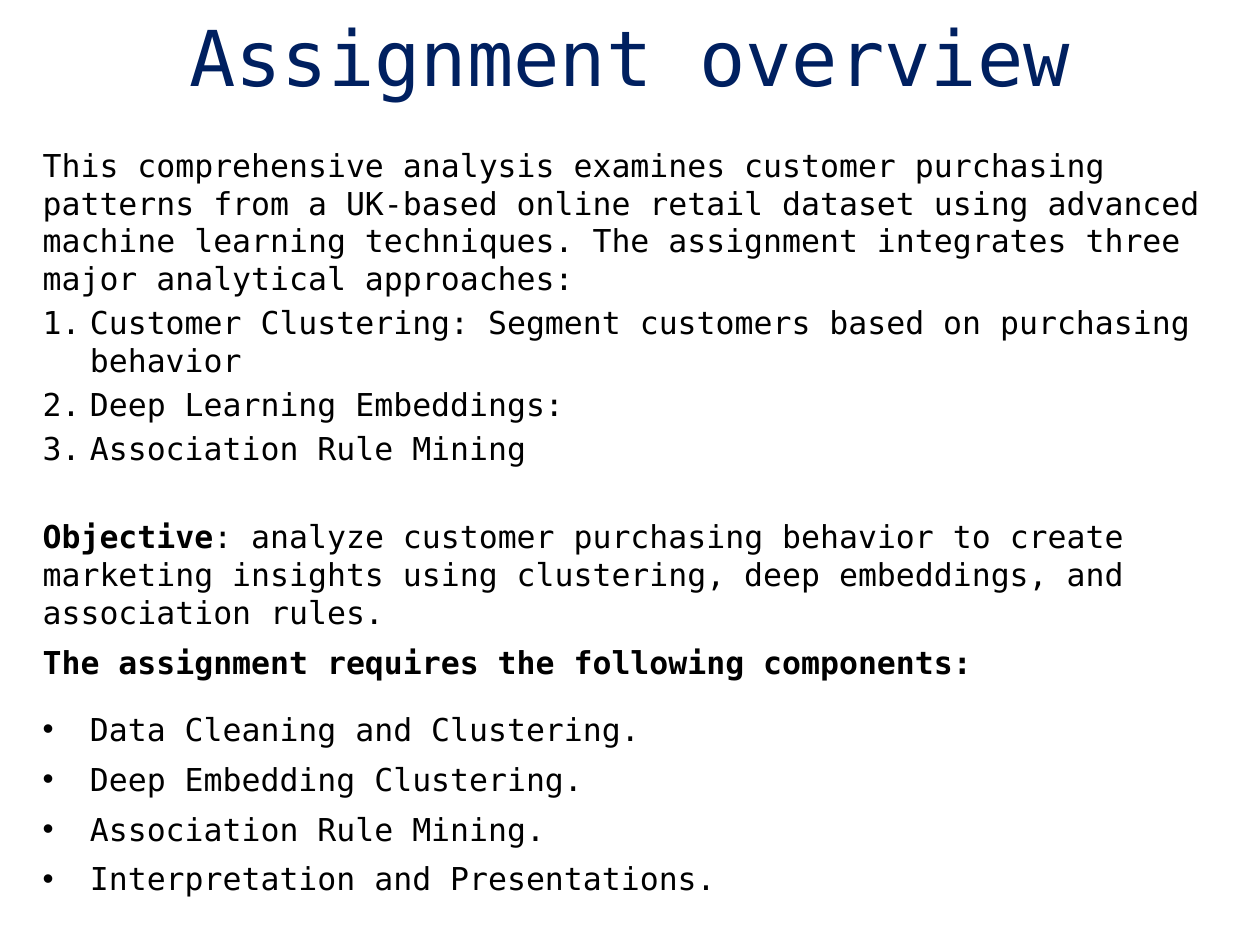
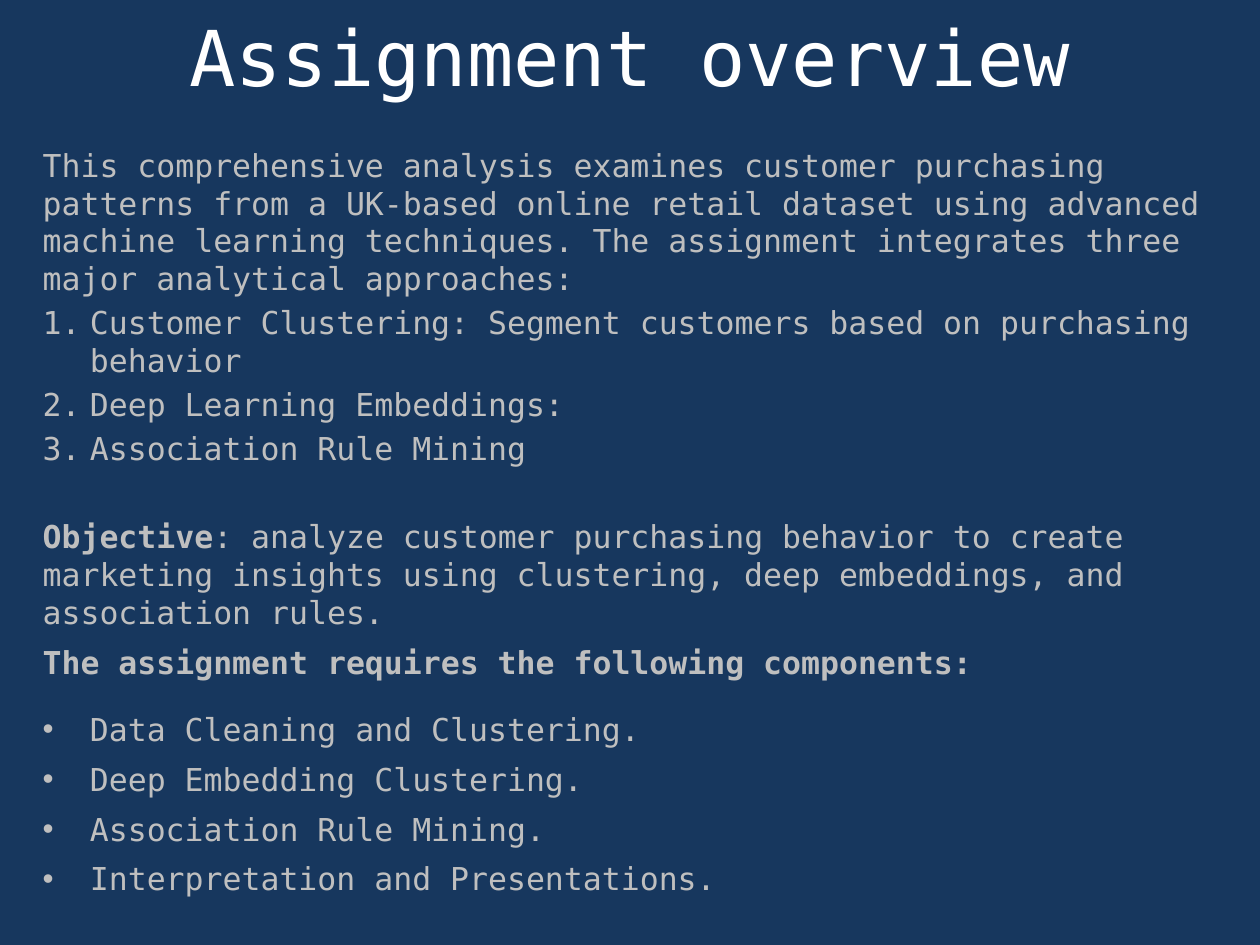
Before and after one commit to Arineitwe-Thomas/Final_Exam_Intelligent_Systems, a slide deck: slide 2 of qtn_2/Customer_Purchasing_Behavior_Analysis.pptx. Drawn at 1260x945 pixels with LibreOffice and Linux fonts; fonts in the diff are those of the drawing. Boxes give left, top, right and bottom in pixels: in the first picture for what was removed or moved away, otherwise in the second. Text is boxed around its words. In the diff, an @@ line names an element or a change of style, - is before the commit and + after.

Commit message:
Update customer purchasing behavior notebook

```diff
--- a/qtn_2/Customer_Purchasing_Behavior_Analysis.pptx
+++ b/qtn_2/Customer_Purchasing_Behavior_Analysis.pptx
@@ background #FFFFFF to #17375E @@
@@ title "Assignment overview" at (189,27,1070,102): text colour #002060 to #FFFFFF @@
@@ text "This comprehensive analysis examines customer ..." at (43,153,1200,897): text colour #000000 to #BFBFBF @@
```
Also in this commit, not shown: 1 other slide changed, 1 other file.
